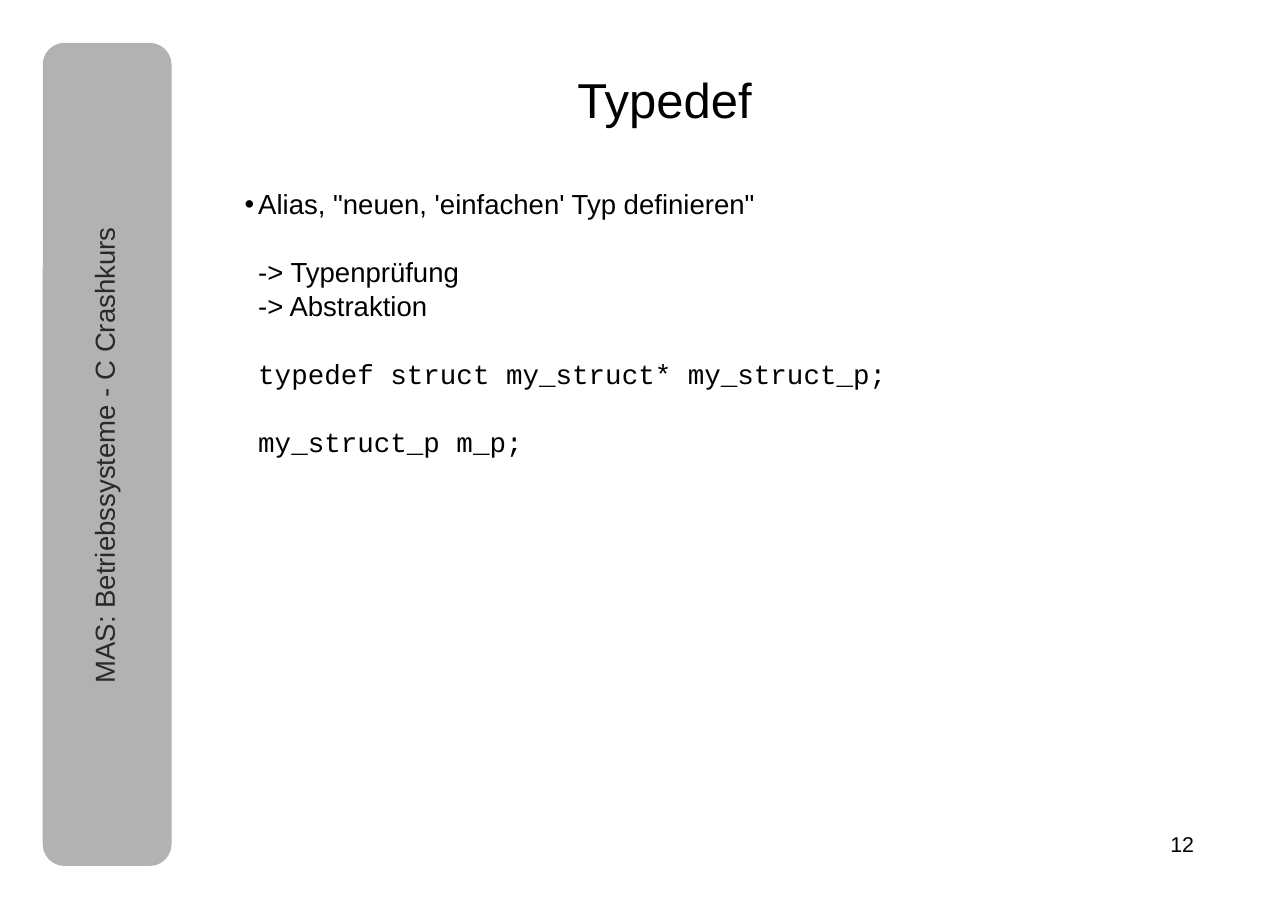
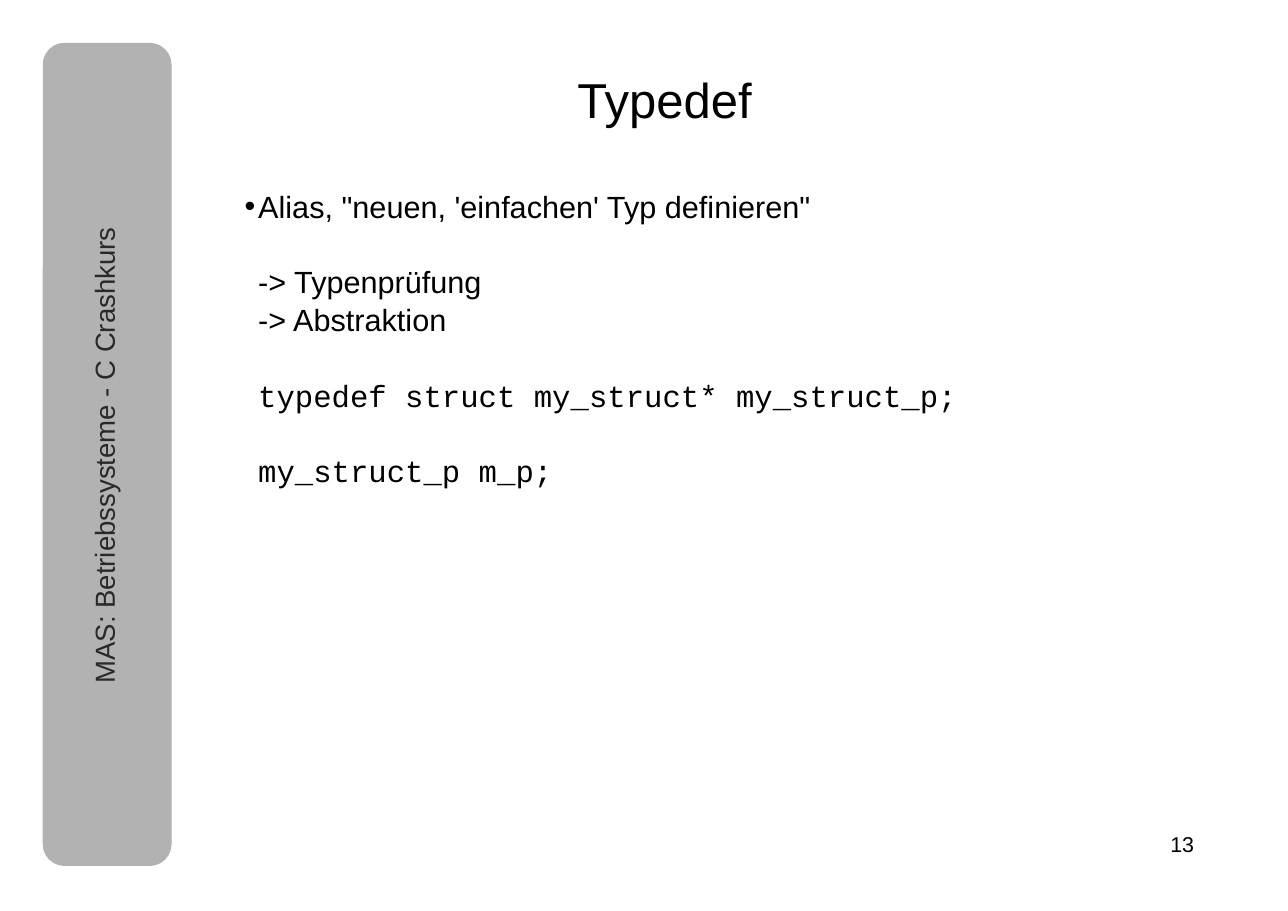
Before and after one commit to tpo/betriebssysteme, a slide deck: slide 13 of 05-1_C.odp (slide 12 before the commit). Drawn at 1288x911 pixels with LibreOffice and Linux fonts; fonts in the diff are those of the drawing. Boxes give left, top, right and bottom in pixels: in the first picture for what was removed or moved away, otherwise in the second. Text is boxed around its words. In the diff, an @@ line names an element or a change of style, - is before the commit and + after.

```diff
--- a/05-1_C.odp
+++ b/05-1_C.odp
@@ text "Alias, "neuen, 'einfachen' Typ definieren" ..." at (258,195,957,489): size 18 to 20 pt @@
@@ page number at (1170,837,1194,853): text changed @@
-12
+13
```
Also in this commit, not shown: 18 other slides changed, 1 slide added, 1 other file.
